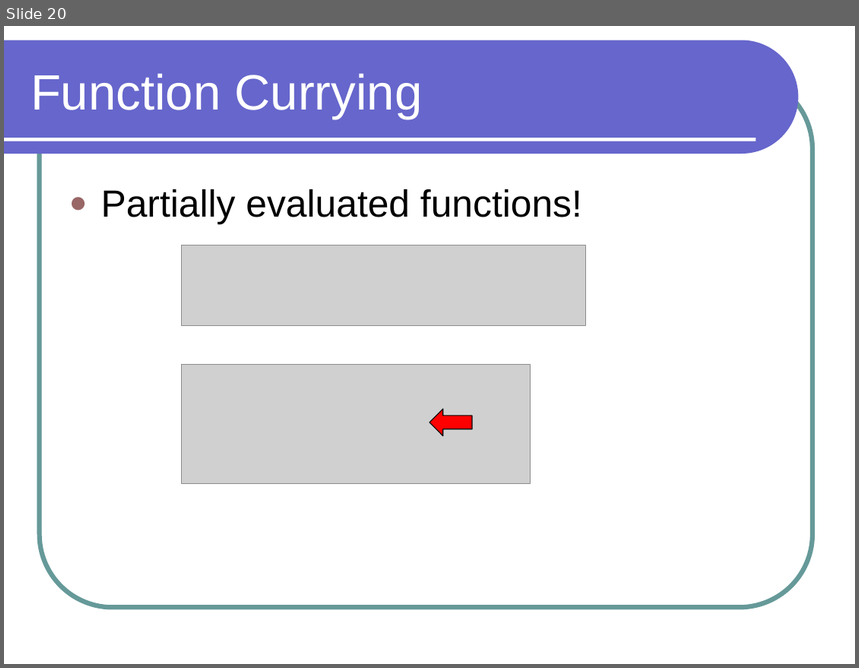
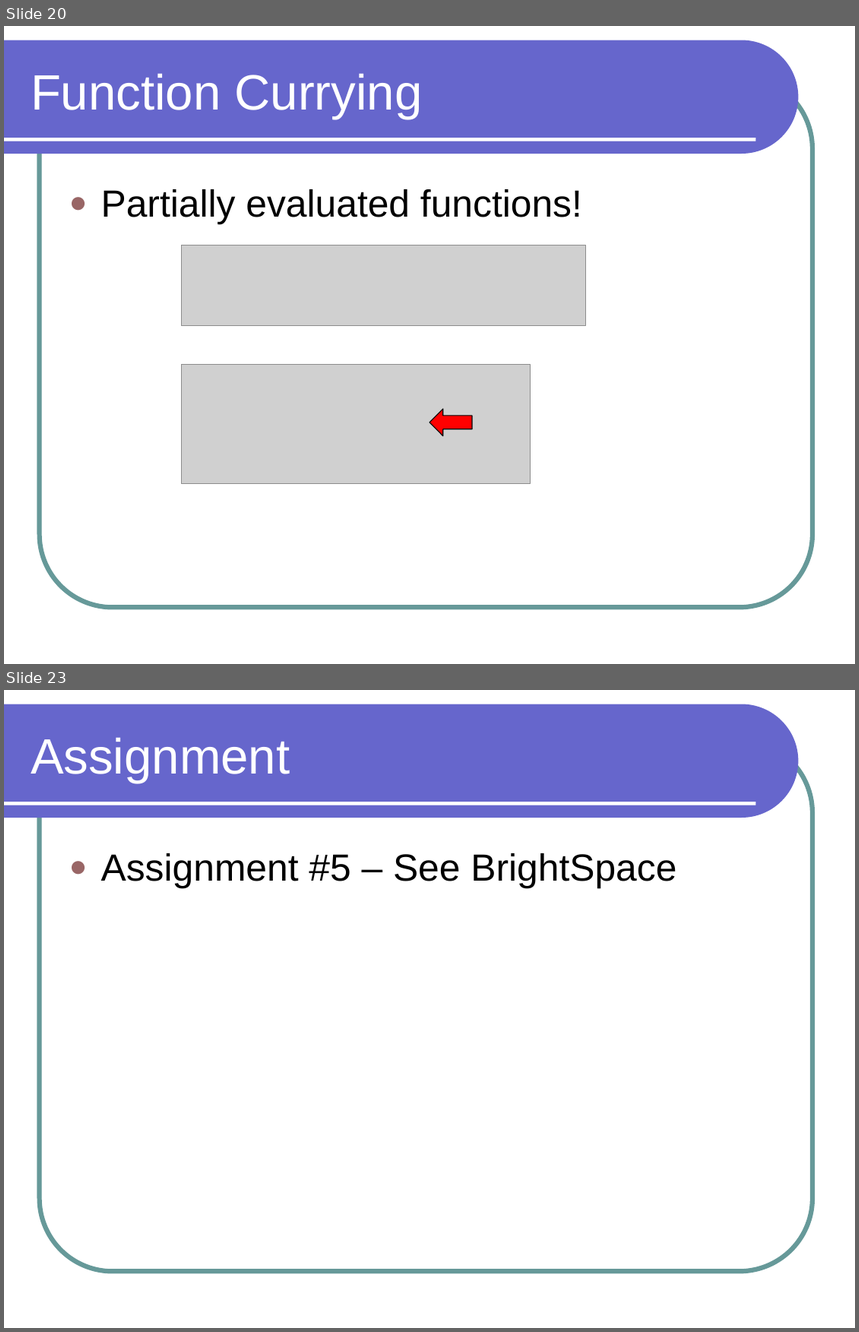
Before and after one commit to lutzhamel/CSC301, a slide deck: notes/csc301-ln014.ppt. Shown one above the other, each under a label of ours: slide 20 before the commit, slides 20 and 23 after it; the slides between them are not shown. The pictures are 859x668 and 859x1332 pixels, drawn with LibreOffice and Linux fonts; fonts in the diff are those of the drawing; grey boxes stand for pictures. Boxes give left, top, right and bottom in pixels: in the first picture for what was removed or moved away, otherwise in the second. Text is boxed around its words. In the diff, an @@ line names an element or a change of style, - is before the commit and + after.

```diff
--- a/notes/csc301-ln014.ppt
+++ b/notes/csc301-ln014.ppt
@@ slide 23 added at (4,690,855,1328), background #FFFFFF; not listed: 3 template elements that a slide beside it also shows @@
@@ title added at (31,737,290,783), 42 pt, text #FFFFFF @@
+Assignment
@@ text added at (101,853,677,888), 32 pt, text #000000 @@
+● Assignment #5 – See BrightSpace
```
Also in this commit, not shown: 2 other slides added, 2 other files.
